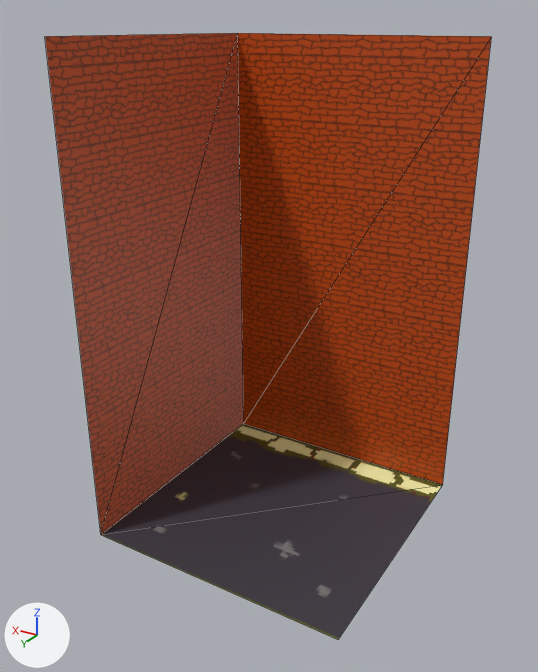
What one commit did to the glTF model Assets/Levels/ModularKit/TrueCorner.glb.
Before and after are seen from a 50 mm camera at (-4.9, 8.54, 7.21) aimed at (0.07, 0.25, 3.07). The lights are fixed; the arrows at lower left show +X, +Y and +Z. Mesh edges are drawn as thin lines. Vertices at the same position are counted once.

Script lines for the objects in view, before the commit:
```python
me_cube_003 = bpy.data.meshes.new('Cube.003')
me_cube_003.from_pydata(...)  # 7 vertices, 6 faces; spans x -1.99..2.0, y -1.97..1.99, z 0.0..7.0
# faces by material slot: [4, 2]
me_cube_003.materials.append(mat_brick_001)  # picture img_brick
me_cube_003.materials.append(mat_floor_002)  # picture img_flooredge
ob_floorwallcorner_col = bpy.data.objects.new('floorwallcorner-col', me_cube_003)
ob_floorwallcorner_col.location = (0.0, 0.0, 0.0)
```
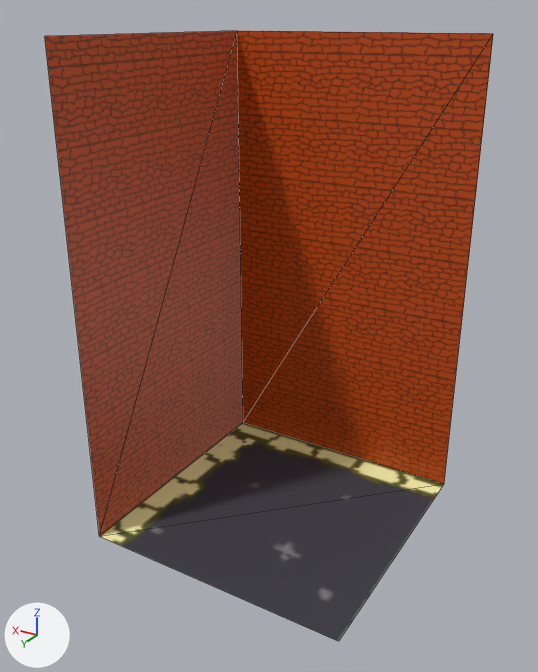
What differs and where, as boxes (x1, y1, x2, y2) in the pictures (538 x 672 px):
'floorwallcorner-col', recoloured, reshaped: before (45, 33, 492, 640); after (45, 31, 493, 641)

Diff of the bpy script that builds the scene:
```diff
--- a/Assets/Levels/ModularKit/TrueCorner.glb.py
+++ b/Assets/Levels/ModularKit/TrueCorner.glb.py
@@ img_floorcorneredge @@
+img_floorcorneredge = load_image('FloorCornerEdge', '_unpacked/FloorCornerEdge', 64, 64, 'sRGB')
@@ mat_flooredge @@
+mat_flooredge = principled_material('FloorEdge')
+mat_flooredge.texture = img_floorcorneredge
+mat_flooredge.roughness = 1.0
@@ me_cube_003 @@
 me_cube_003.from_pydata(...)  # 7 vertices, 6 faces; spans x -1.99..2.0, y -1.97..1.99, z 0.0..7.0
 # used by ob_floorwallcorner_col; location = (0.0, 0.0, 0.0)
-me_cube_003.vertices[0].co = (2.0, 1.97, 0.0)  # pixel (100, 534)
-me_cube_003.vertices[1].co = (1.97, -1.97, 0.0)  # pixel (243, 423)
-me_cube_003.vertices[2].co = (-1.99, -1.97, 0.0)  # pixel (442, 484)
-me_cube_003.vertices[3].co = (1.97, -1.97, 6.97)  # pixel (237, 33)
-me_cube_003.vertices[4].co = (-1.99, -1.97, 6.97)  # pixel (491, 36)
-me_cube_003.vertices[5].co = (2.0, 1.99, 7.0)  # pixel (44, 36)
-me_cube_003.vertices[6].co = (-1.98, 1.98, 0.0)  # pixel (338, 639)
+# me_cube_003 part 1
+me_cube_003.vertices[0].co = (2.0, 2.0, 0.0)  # pixel (99, 536)
+me_cube_003.vertices[1].co = (2.0, -2.0, 0.0)  # pixel (243, 422)
+me_cube_003.vertices[2].co = (-2.0, -2.0, 0.0)  # pixel (444, 483)
+me_cube_003.vertices[3].co = (2.0, -2.0, 7.0)  # pixel (237, 30)
+me_cube_003.vertices[4].co = (-2.0, -2.0, 7.0)  # pixel (493, 33)
+me_cube_003.vertices[5].co = (2.0, 2.0, 7.0)  # pixel (44, 36)
+me_cube_003.vertices[6].co = (-2.0, 2.0, 0.0)  # pixel (338, 641)
 me_cube_003.materials.append(mat_brick_001)
-me_cube_003.materials.append(mat_floor_002)  # picture img_flooredge
+me_cube_003.materials.append(mat_flooredge)  # picture img_floorcorneredge
```
